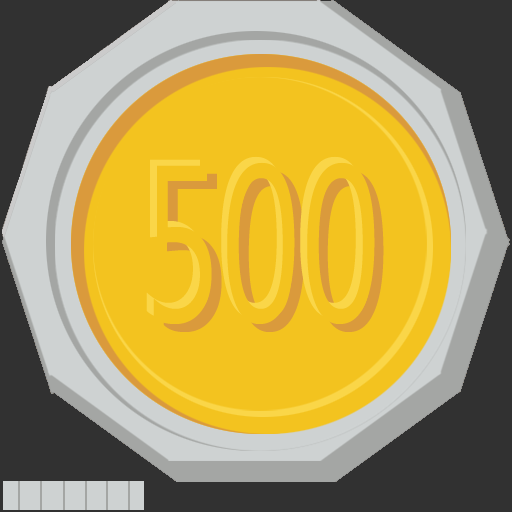
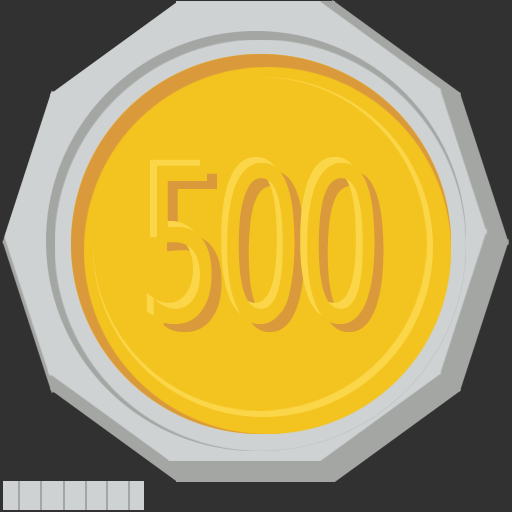
Layer changes from the first 512px x 512px image to the second:
hid group "50" (1st of 4) (11 layers) over [left=2, top=0, right=510, bottom=482]
hid group "10" (1st of 4) (11 layers) over [left=2, top=0, right=510, bottom=482]
hid group "1" (1st of 4) (11 layers) over [left=2, top=0, right=510, bottom=482]
